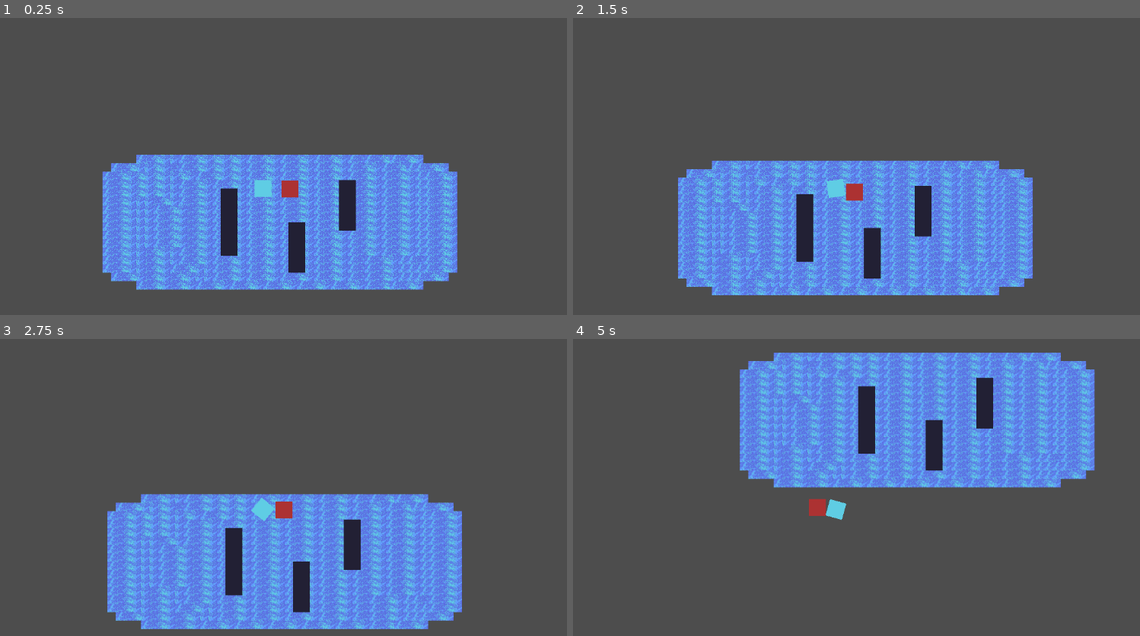
Above: before the commit, frames 1-4 (two rows, left to right).
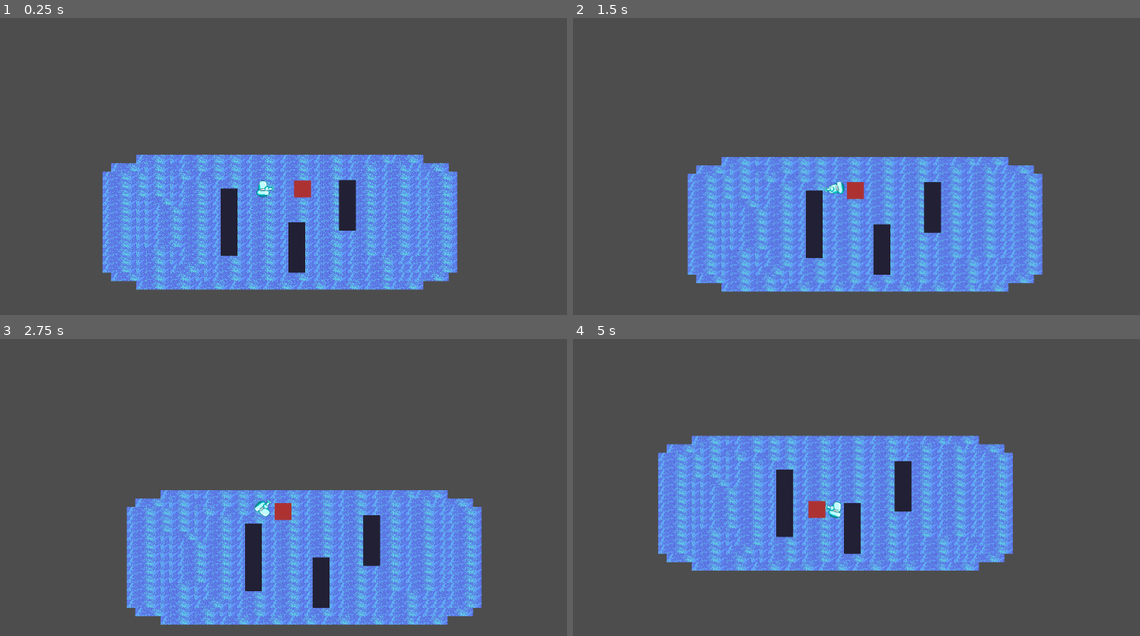
Above: after the commit, the same moments.

Repository: Butlchr17/BubbleBoats2
Game: Godot game, scene res://Scenes/Scene(1).tscn
Two runs of this game, one before a commit and one after it. Both use one fixed random seed, a clock stepped at 60 frames per second and the inputs below.
Inputs (mouse positions are in pixels of both pictures, inside the frame that each line leads up to):
- Up to frame 1 (0.25 s): no input
- Up to frame 2 (1.5 s): move the mouse to (969, 172) at 0.52 s; hold D (Right) 0.53-1.28 s; hold Q 0.53-1.28 s; move the mouse to (714, 205) at 1.27 s; hold S (Down) from 1.28 s (still down); tap Q at 1.35 s
- Up to frame 3 (2.75 s): move the mouse to (323, 434) at 2.02 s; release S (Down) at 2.03 s; hold D (Right) from 2.03 s (still down); hold Q from 2.03 s (still down)
- Up to frame 4 (5 s): move the mouse to (805, 576) at 2.77 s; release D (Right) at 2.78 s; release Q at 2.78 s; hold W (Up) 2.78-3.53 s; tap Q at 2.85, 4.35 s; move the mouse to (1020, 561) at 3.52 s; hold Q 3.53-4.28 s; hold A (Left) from 3.53 s (still down); move the mouse to (652, 457) at 4.27 s

The runs differ from the first frame. In frame 1, 0.4% of the frame differs, in the area x 44-55%, y 54-61%; in frame 2, 17%; in frame 3, 19%; in frame 4, 43%, in the area x 15-93%, y 4-79%.

Commit message:
added the new sprites, and changed the character controller

Diff:
--- a/bubbleboats2/Scenes/player_boat.tscn
+++ b/bubbleboats2/Scenes/player_boat.tscn
@@ -1,8 +1,9 @@
-[gd_scene load_steps=7 format=3 uid="uid://bxff4xrwww02l"]
+[gd_scene load_steps=8 format=3 uid="uid://bxff4xrwww02l"]
 
 [ext_resource type="Script" path="res://Scripts/CharacterMovement.gd" id="1_p3ulj"]
-[ext_resource type="Texture2D" uid="uid://dnt54qi1it2nv" path="res://Sprites/temp_player.png" id="2_i74ii"]
+[ext_resource type="Texture2D" uid="uid://bgegdgc484xag" path="res://Sprites/Boat_5.png" id="2_uln3y"]
 [ext_resource type="Script" path="res://Scripts/TileDetection.gd" id="3_lma8o"]
+[ext_resource type="Texture2D" uid="uid://ddvjxe868gwu0" path="res://Sprites/cannon.png" id="4_seitt"]
 
 [sub_resource type="RectangleShape2D" id="RectangleShape2D_f5k08"]
 
@@ -19,7 +20,8 @@
 shape = SubResource("RectangleShape2D_f5k08")
 
 [node name="Sprite2D" type="Sprite2D" parent="."]
-texture = ExtResource("2_i74ii")
+rotation = 1.5708
+texture = ExtResource("2_uln3y")
 
 [node name="Camera2D" type="Camera2D" parent="."]
 
@@ -36,5 +38,12 @@
 [node name="CollisionShape2D" type="CollisionShape2D" parent="ObstacleDetector"]
 shape = SubResource("RectangleShape2D_w0ie2")
 
+[node name="Turret" type="Node2D" parent="."]
+
+[node name="Sprite2D" type="Sprite2D" parent="Turret"]
+rotation = 3.14159
+texture = ExtResource("4_seitt")
+offset = Vector2(-8, 0)
+
 [connection signal="body_shape_entered" from="TerrainDetector" to="TerrainDetector" method="_on_body_shape_entered"]
 [connection signal="body_shape_entered" from="ObstacleDetector" to="ObstacleDetector" method="_on_body_shape_entered"]
--- a/bubbleboats2/Scripts/AICharacterMovement.gd
+++ b/bubbleboats2/Scripts/AICharacterMovement.gd
@@ -1,7 +1,7 @@
 extends CharacterBody2D
 
 # Speed of the AI character
-@export var move_speed: float = 200.0
+@export var move_speed: float = 100
 
 # Reference to the player character
 @onready var player = $PlayerBoat
--- a/bubbleboats2/Scripts/CharacterMovement.gd
+++ b/bubbleboats2/Scripts/CharacterMovement.gd
@@ -1,11 +1,30 @@
 extends CharacterBody2D
 
-@export var speed = 400
+@export var speed = 150            # Tank movement speed
+@export var rotation_speed = 0.1      # Tank rotation speed
+@export var smoothing = 0.2            # Smoothing factor for movement
+
+var target_velocity = Vector2.ZERO     # Desired velocity
+var current_velocity = Vector2.ZERO    # Current velocity (for smoothing)
 
 func get_input():
-	look_at(get_global_mouse_position())
-	velocity = transform.x * Input.get_axis("Down", "Up") * speed
+	# Handle tank rotation using Left/Right keys
+	rotation += Input.get_axis("Left", "Right") * rotation_speed
+
+	# Move forward/backward based on Up/Down keys
+	target_velocity = Vector2.UP.rotated(rotation) * Input.get_axis("Down", "Up") * speed
+
+	# Turret rotation (aims at the mouse position)
+	$Turret.look_at(get_global_mouse_position())
 
 func _physics_process(_delta: float) -> void:
 	get_input()
+
+	# Smooth the velocity for smoother movement
+	current_velocity = current_velocity.lerp(target_velocity, smoothing)
+
+	# Assign the smoothed velocity to the built-in velocity property
+	velocity = current_velocity
+
+	# Move the tank
 	move_and_slide()
Binary file added: bubbleboats2/Sprites/Boat_5.png
Not shown, added: bubbleboats2/Sprites/Boat_5.png.import
Binary file added: bubbleboats2/Sprites/Duck_2.png
Not shown, added: bubbleboats2/Sprites/Duck_2.png.import
Binary file added: bubbleboats2/Sprites/Mine.png
Not shown, added: bubbleboats2/Sprites/Mine.png.import
Binary file added: bubbleboats2/Sprites/Water_tile.png
Not shown, added: bubbleboats2/Sprites/Water_tile.png.import
Binary file added: bubbleboats2/Sprites/cannon.png
Not shown, added: bubbleboats2/Sprites/cannon.png.import
